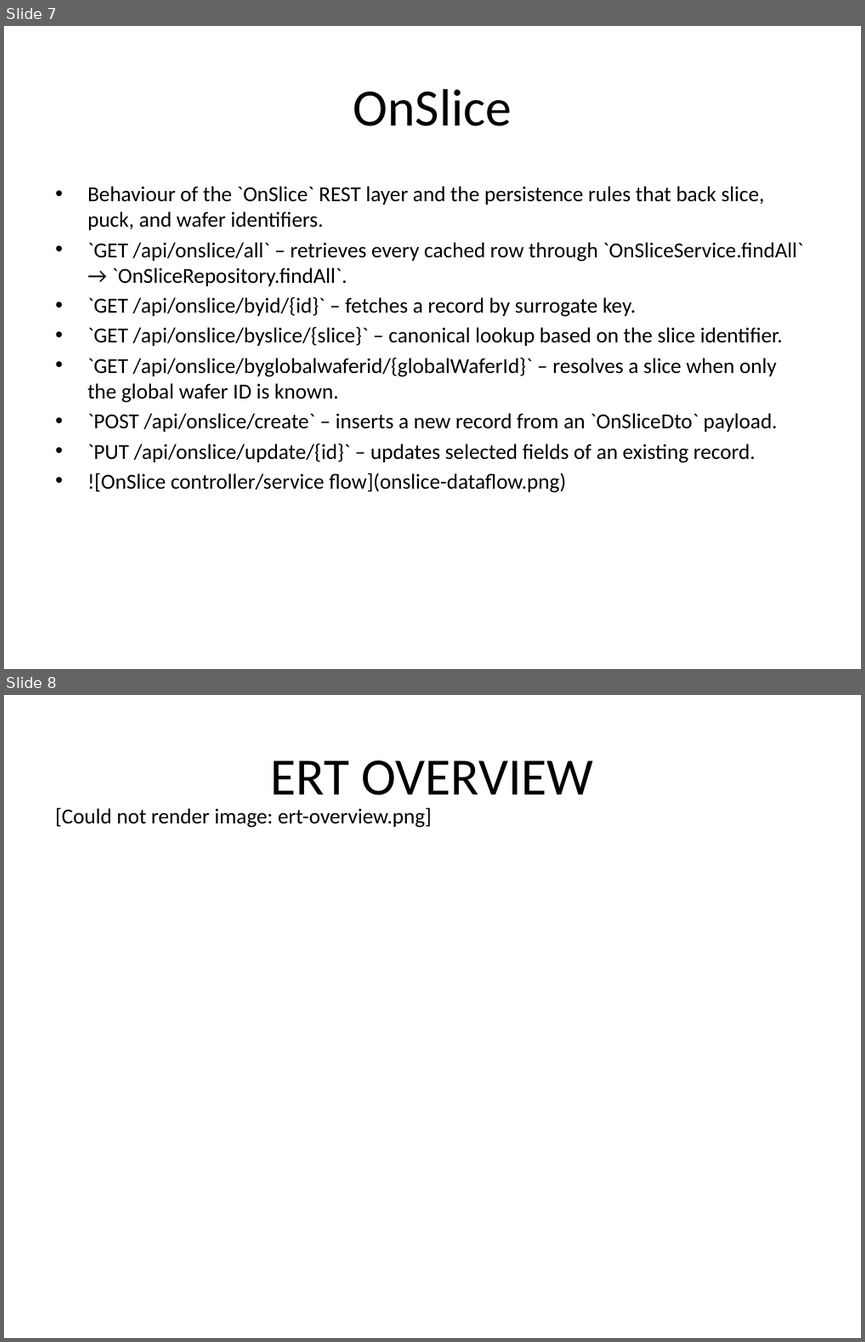
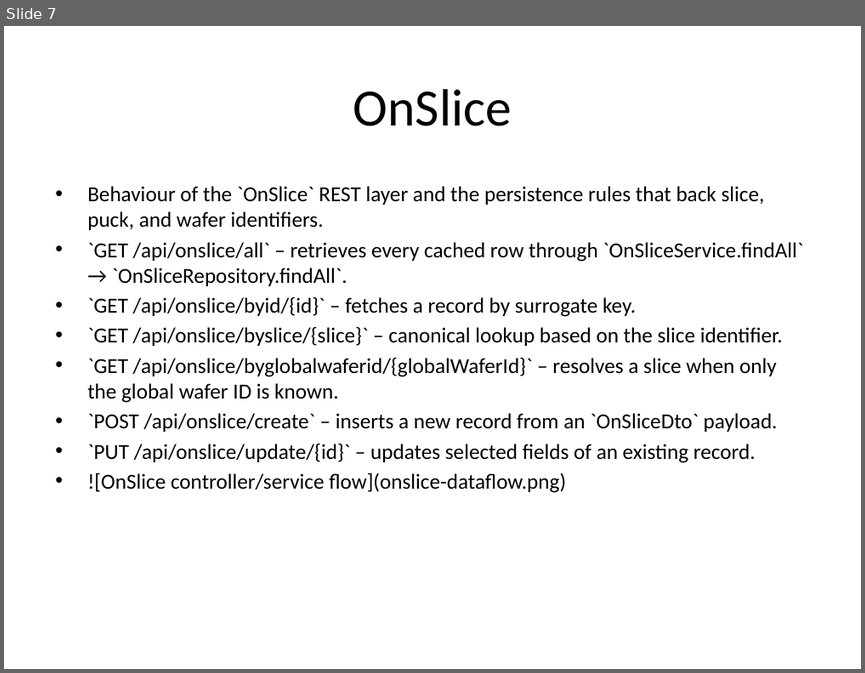
Before and after one commit to ejkorg/ert, a slide deck: docs/ERT_presentation_fullres_with_notes.pptx. Shown one above the other, each under a label of ours: slides 7 and 8 before the commit, slide 7 after it. The pictures are 865x1342 and 865x673 pixels, drawn with LibreOffice and Linux fonts; fonts in the diff are those of the drawing. Boxes give left, top, right and bottom in pixels: in the first picture for what was removed or moved away, otherwise in the second. Text is boxed around its words. In the diff, an @@ line names an element or a change of style, - is before the commit and + after.

```diff
--- a/docs/ERT_presentation_fullres_with_notes.pptx
+++ b/docs/ERT_presentation_fullres_with_notes.pptx
@@ slide 8 removed at <box>4,695,861,1338</box>, background #FFFFFF @@
@@ title removed at <box>271,760,594,795</box> @@
-ERT OVERVIEW
@@ text removed at <box>55,807,432,828</box> @@
-[Could not render image: ert-overview.png]
```
Also in this commit, not shown: 8 slides added, 4 other slides removed, 52 other files.
